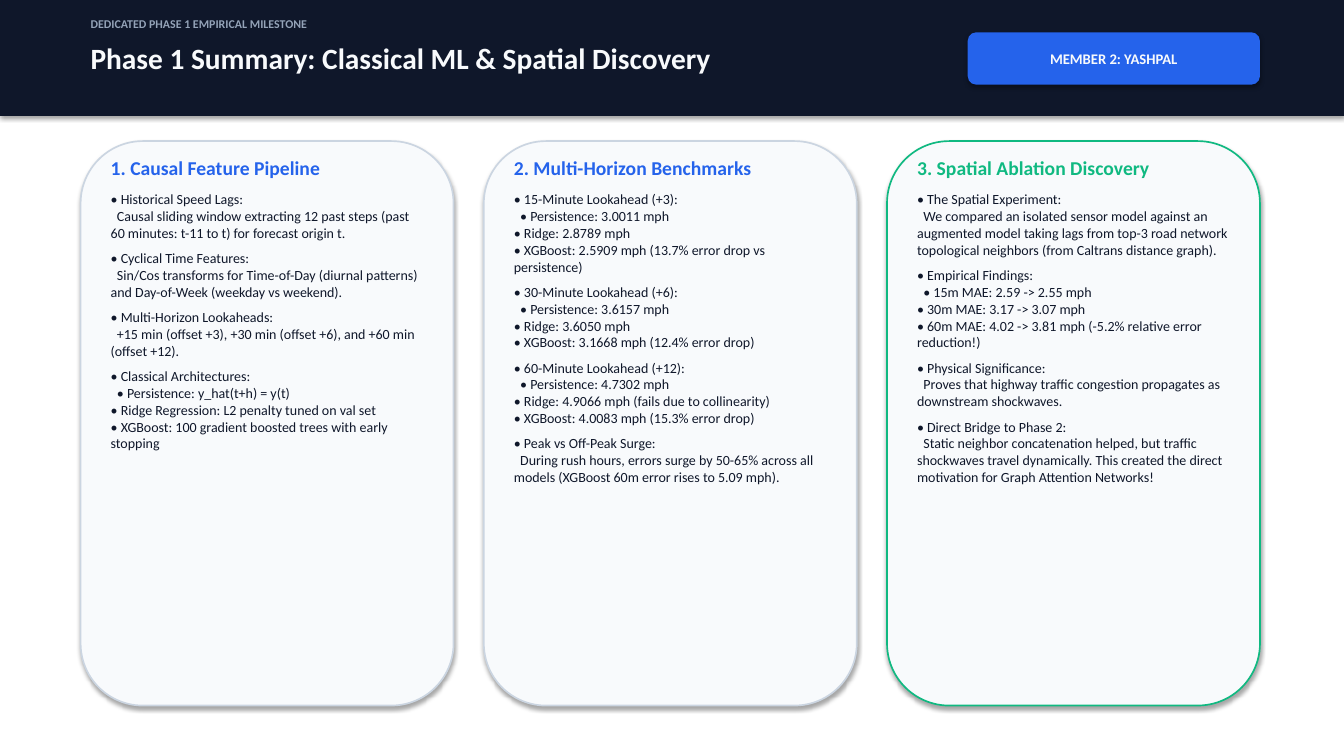
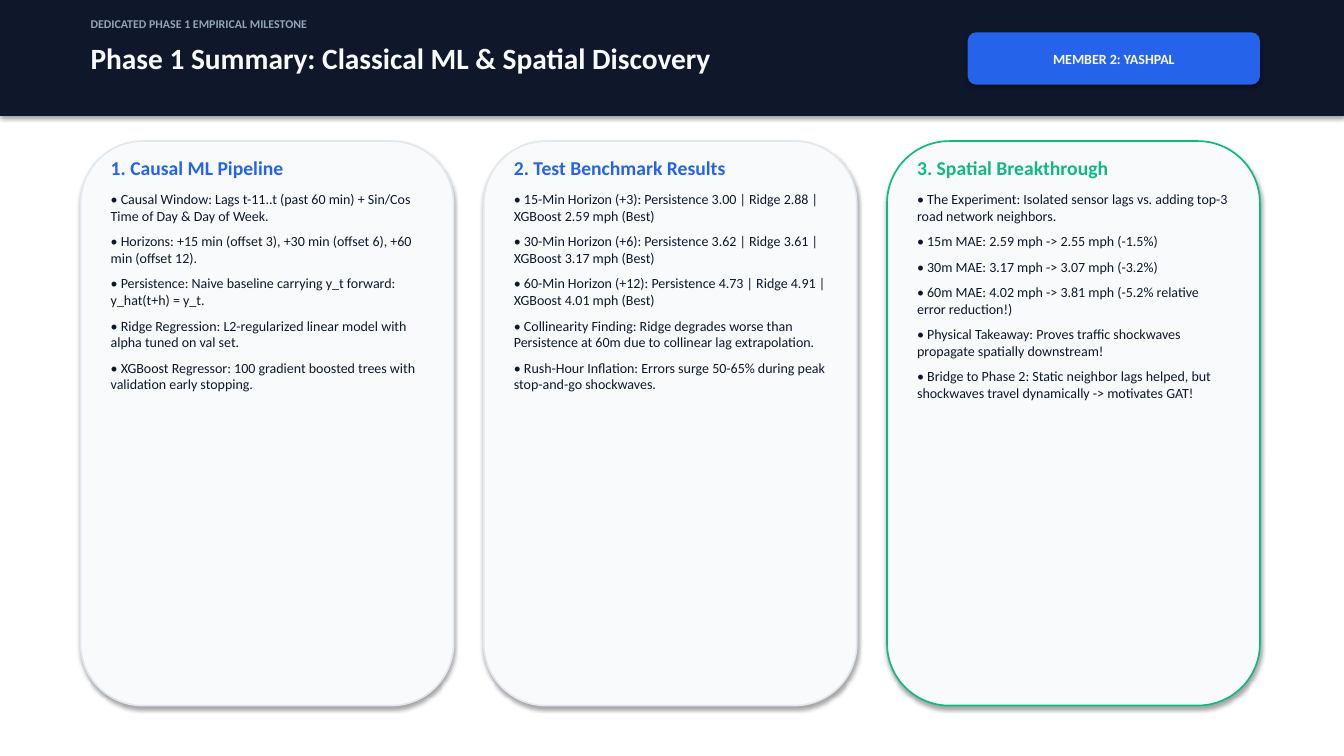
Before and after one commit to Ankit35027/AML_-PROJECT_PHASE-1, a slide deck: slide 3 of imp_DOCS/Phase2_ST_GAT_Presentation.pptx. Drawn at 1344x756 pixels with LibreOffice and Linux fonts; fonts in the diff are those of the drawing. Boxes give left, top, right and bottom in pixels: in the first picture for what was removed or moved away, otherwise in the second. Text is boxed around its words. In the diff, an @@ line names an element or a change of style, - is before the commit and + after.

Commit message:
[samriddhi-techy] style(presentation): streamline deck to punchy visual cards, remove long text walls, and update Hinglish script

```diff
--- a/imp_DOCS/Phase2_ST_GAT_Presentation.pptx
+++ b/imp_DOCS/Phase2_ST_GAT_Presentation.pptx
@@ rounded rectangle "MEMBER 2: YASHPAL" at (968,32,1260,85): size 10.5 to 10 pt @@
@@ rounded rectangle at (81,141,454,706): outline #CBD5E1 1.2 pt to #E2E8F0 1.2 pt @@
@@ rounded rectangle at (484,141,857,706): outline #CBD5E1 1.2 pt to #E2E8F0 1.2 pt @@
@@ text at (111,161,415,392): text changed @@
-1. Causal Feature Pipeline
-• Historical Speed Lags:
-Causal sliding window extracting 12 past steps (past 60 minutes: t-11 to t) for forecast origin t.
-• Cyclical Time Features:
-Sin/Cos transforms for Time-of-Day (diurnal patterns) and Day-of-Week (weekday vs weekend).
-• Multi-Horizon Lookaheads:
-+15 min (offset +3), +30 min (offset +6), and +60 min (offset +12).
-• Classical Architectures:
-• Persistence: y_hat(t+h) = y(t)
-• Ridge Regression: L2 penalty tuned on val set
-• XGBoost: 100 gradient boosted trees with early stopping
+1. Causal ML Pipeline
+• Causal Window: Lags t-11..t (past 60 min) + Sin/Cos Time of Day & Day of Week.
+• Horizons: +15 min (offset 3), +30 min (offset 6), +60 min (offset 12).
+• Persistence: Naive baseline carrying y_t forward: y_hat(t+h) = y_t.
+• Ridge Regression: L2-regularized linear model with alpha tuned on val set.
+• XGBoost Regressor: 100 gradient boosted trees with validation early stopping.
@@ text at (514,161,825,392): text changed @@
-2. Multi-Horizon Benchmarks
-• 15-Minute Lookahead (+3):
-• Persistence: 3.0011 mph
-• Ridge: 2.8789 mph
-• XGBoost: 2.5909 mph (13.7% error drop vs persistence)
-• 30-Minute Lookahead (+6):
-• Persistence: 3.6157 mph
-• Ridge: 3.6050 mph
-• XGBoost: 3.1668 mph (12.4% error drop)
-• 60-Minute Lookahead (+12):
-• Persistence: 4.7302 mph
-• Ridge: 4.9066 mph (fails due to collinearity)
-• XGBoost: 4.0083 mph (15.3% error drop)
-• Peak vs Off-Peak Surge:
-During rush hours, errors surge by 50-65% across all models (XGBoost 60m error rises to 5.09 mph).
+2. Test Benchmark Results
+• 15-Min Horizon (+3): Persistence 3.00 | Ridge 2.88 | XGBoost 2.59 mph (Best)
+• 30-Min Horizon (+6): Persistence 3.62 | Ridge 3.61 | XGBoost 3.17 mph (Best)
+• 60-Min Horizon (+12): Persistence 4.73 | Ridge 4.91 | XGBoost 4.01 mph (Best)
+• Collinearity Finding: Ridge degrades worse than Persistence at 60m due to collinear lag extrapolation.
+• Rush-Hour Inflation: Errors surge 50-65% during peak stop-and-go shockwaves.
@@ text at (917,161,1228,401): text changed @@
-3. Spatial Ablation Discovery
-• The Spatial Experiment:
-We compared an isolated sensor model against an augmented model taking lags from top-3 road network topological neighbors (from Caltrans distance graph).
-• Empirical Findings:
-• 15m MAE: 2.59 -> 2.55 mph
-• 30m MAE: 3.17 -> 3.07 mph
-• 60m MAE: 4.02 -> 3.81 mph (-5.2% relative error reduction!)
-• Physical Significance:
-Proves that highway traffic congestion propagates as downstream shockwaves.
-• Direct Bridge to Phase 2:
-Static neighbor concatenation helped, but traffic shockwaves travel dynamically. This created the direct motivation for Graph Attention Networks!
+3. Spatial Breakthrough
+• The Experiment: Isolated sensor lags vs. adding top-3 road network neighbors.
+• 15m MAE: 2.59 mph -> 2.55 mph (-1.5%)
+• 30m MAE: 3.17 mph -> 3.07 mph (-3.2%)
+• 60m MAE: 4.02 mph -> 3.81 mph (-5.2% relative error reduction!)
+• Physical Takeaway: Proves traffic shockwaves propagate spatially downstream!
+• Bridge to Phase 2: Static neighbor lags helped, but shockwaves travel dynamically -> motivates GAT!
```
Also in this commit, not shown: 8 other slides changed, 2 other files.
